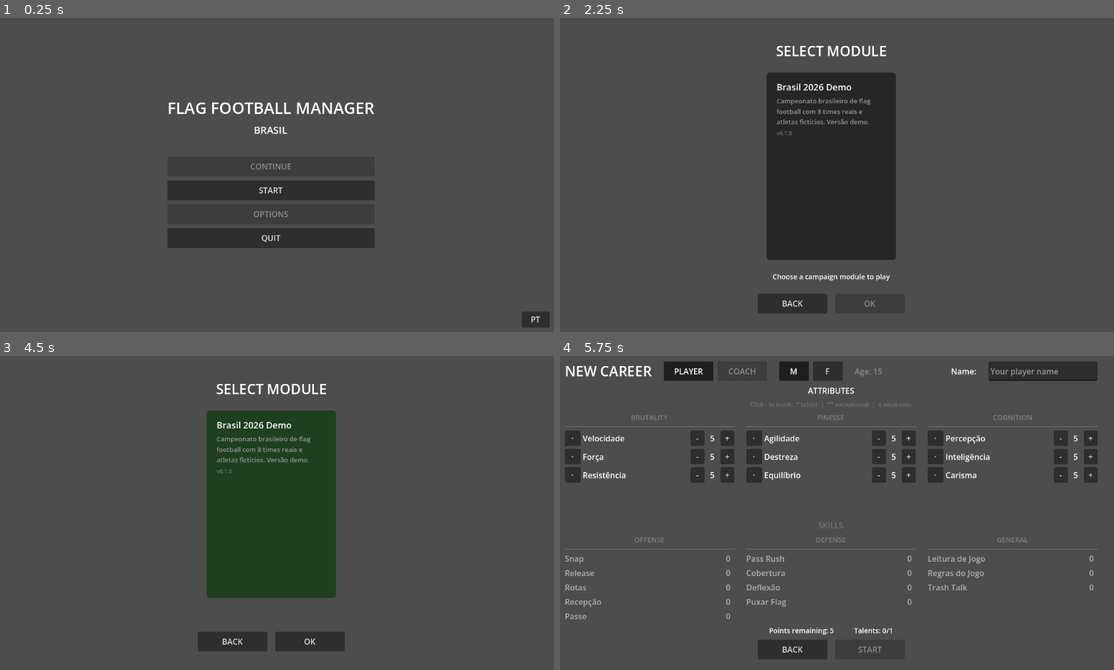
Above: before the commit, frames 1-4 (two rows, left to right).
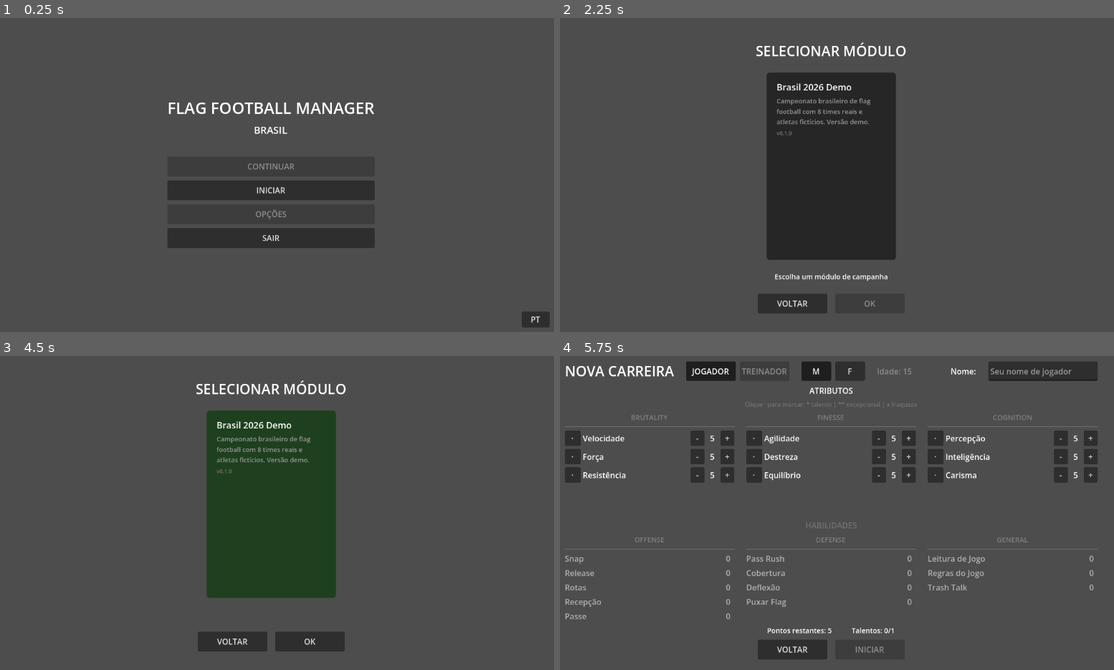
Above: after the commit, the same moments.

Repository: Slaxis/FlagFootballManager
Game: Godot game, scene res://engine/game/game.tscn
Same seed, same stepped clock (60 frames per second), same inputs: the game is played once before the commit and once after it.
Inputs (mouse positions are in pixels of both pictures, inside the frame that each line leads up to):
- Up to frame 1 (0.25 s): no input
- Up to frame 2 (2.25 s): click "PT" at 0.5 s; click "EN" at 1.25 s; click "START" (after the commit: "INICIAR") at 2 s
- Up to frame 3 (4.5 s): click "BACK" (after the commit: "VOLTAR") at 2.75 s; click "START" (after the commit: "INICIAR") at 3.5 s; click (271, 503) at 4.25 s
- Up to frame 4 (5.75 s): click "OK" at 5 s

The runs differ from the first frame. In frame 1, 0.3% of the frame differs, in the area x 44-54%, y 46-72%; in frame 2, 0.8%; in frame 3, 0.6%; in frame 4, 2.3%, in the area x 2-93%, y 1-95%.

Commit message:
feat: translate all menu buttons and UI labels to i18n
- Main menu: CONTINUAR/INICIAR/OPÇÕES/SAIR ↔ CONTINUE/START/OPTIONS/QUIT
- Module select: title, hint, OK, BACK translated
- Character creation: all header labels, hints, buttons translated
- Cutscene: all pages bilingual PT/EN, NEXT/SKIP/BEGIN translated
- Player home: already had i18n from previous commit

Co-Authored-By: Claude Opus 4.6 (1M context) <noreply@anthropic.com>

Diff:
--- a/game/modules/brasil_2026/ui/cutscene/cutscene.gd
+++ b/game/modules/brasil_2026/ui/cutscene/cutscene.gd
@@ -1,13 +1,17 @@
 extends Control
 
-const PAGES: Array[String] = [
-	"You're 15. School, friends, weekend pickup games at the park.\nLife is simple enough.",
-	"Then one Saturday you see them — a flag football team practicing on the field next door.\nFast cuts, tight spirals, trash talk between plays. You can't look away.",
-	"You walk over. Someone tosses you a ball.\n\"Wanna run a route?\"\nYou don't even know what a route is. You say yes anyway.",
-	"That afternoon changes everything.\nYou're not great — not yet — but something clicks.\nThe speed, the strategy, the rush of pulling a flag at the last second.",
-	"You go home that night and make a decision:\nyou're going to be a flag football player.\nA real one.",
-	"It won't be easy. You'll need to balance school, maybe a job,\ntrain hard, earn a spot on a team, and survive season after season.",
-	"But right now, none of that matters.\nRight now, you just want to get back on that field.",
+const T_NEXT: Dictionary = {"pt": "PRÓXIMO", "en": "NEXT"}
+const T_BEGIN: Dictionary = {"pt": "COMEÇAR", "en": "BEGIN"}
+const T_SKIP: Dictionary = {"pt": "PULAR", "en": "SKIP"}
+
+const PAGES: Array[Dictionary] = [
+	{"pt": "Você tem 15 anos. Escola, amigos, peladas no parque no fim de semana.\nA vida é simples.", "en": "You're 15. School, friends, weekend pickup games at the park.\nLife is simple enough."},
+	{"pt": "Então num sábado você vê — um time de flag football treinando no campo ao lado.\nCortes rápidos, espirais perfeitas, trash talk entre as jogadas. Você não consegue parar de olhar.", "en": "Then one Saturday you see them — a flag football team practicing on the field next door.\nFast cuts, tight spirals, trash talk between plays. You can't look away."},
+	{"pt": "Você se aproxima. Alguém te joga uma bola.\n\"Quer correr uma rota?\"\nVocê nem sabe o que é uma rota. Mas aceita mesmo assim.", "en": "You walk over. Someone tosses you a ball.\n\"Wanna run a route?\"\nYou don't even know what a route is. You say yes anyway."},
+	{"pt": "Aquela tarde muda tudo.\nVocê não é bom — ainda não — mas algo clica.\nA velocidade, a estratégia, a adrenalina de puxar uma flag no último segundo.", "en": "That afternoon changes everything.\nYou're not great — not yet — but something clicks.\nThe speed, the strategy, the rush of pulling a flag at the last second."},
+	{"pt": "Você chega em casa naquela noite e toma uma decisão:\nvocê vai ser um jogador de flag football.\nDe verdade.", "en": "You go home that night and make a decision:\nyou're going to be a flag football player.\nA real one."},
+	{"pt": "Não vai ser fácil. Vai ter que conciliar escola, talvez um trampo,\ntreinar pesado, conquistar uma vaga num time e sobreviver temporada após temporada.", "en": "It won't be easy. You'll need to balance school, maybe a job,\ntrain hard, earn a spot on a team, and survive season after season."},
+	{"pt": "Mas agora, nada disso importa.\nAgora, você só quer voltar pra aquele campo.", "en": "But right now, none of that matters.\nRight now, you just want to get back on that field."},
 ]
 
 var _page_index: int = 0
@@ -20,13 +24,15 @@
 func _ready() -> void:
 	btn_next.pressed.connect(_on_next)
 	btn_skip.pressed.connect(_on_skip)
+	btn_skip.text = I18n.text(T_SKIP)
 	_show_page()
 
 func _show_page() -> void:
 	text_label.text = ""
-	text_label.append_text(PAGES[_page_index])
+	text_label.append_text(I18n.text(PAGES[_page_index]))
 	page_label.text = str(_page_index + 1) + "/" + str(PAGES.size())
-	btn_next.text = "NEXT" if _page_index < PAGES.size() - 1 else "BEGIN"
+	var is_last: bool = _page_index >= PAGES.size() - 1
+	btn_next.text = I18n.text(T_BEGIN) if is_last else I18n.text(T_NEXT)
 
 func _on_next() -> void:
 	_page_index += 1
--- a/game/modules/brasil_2026/ui/main_menu/main_menu.gd
+++ b/game/modules/brasil_2026/ui/main_menu/main_menu.gd
@@ -1,6 +1,13 @@
 extends Control
 
+const T_CONTINUE: Dictionary = {"pt": "CONTINUAR", "en": "CONTINUE"}
+const T_START: Dictionary = {"pt": "INICIAR", "en": "START"}
+const T_OPTIONS: Dictionary = {"pt": "OPÇÕES", "en": "OPTIONS"}
+const T_QUIT: Dictionary = {"pt": "SAIR", "en": "QUIT"}
+
+@onready var btn_continue: Button = $Center/VBox/BtnContinue
 @onready var btn_start: Button = $Center/VBox/BtnStart
+@onready var btn_options: Button = $Center/VBox/BtnOptions
 @onready var btn_quit: Button = $Center/VBox/BtnQuit
 @onready var btn_lang: Button = $BtnLang
 
@@ -8,7 +15,7 @@
 	btn_start.pressed.connect(_on_start_pressed)
 	btn_quit.pressed.connect(_on_quit_pressed)
 	btn_lang.pressed.connect(_on_lang_toggle)
-	btn_lang.text = I18n.lang.to_upper()
+	_update_text()
 
 func _on_start_pressed() -> void:
 	var scene: PackedScene = The.ui("module_select")
@@ -21,4 +28,11 @@
 func _on_lang_toggle() -> void:
 	var next_lang: String = "pt" if I18n.lang == "en" else "en"
 	I18n.set_lang(next_lang)
+	_update_text()
+
+func _update_text() -> void:
 	btn_lang.text = I18n.lang.to_upper()
+	btn_continue.text = I18n.text(T_CONTINUE)
+	btn_start.text = I18n.text(T_START)
+	btn_options.text = I18n.text(T_OPTIONS)
+	btn_quit.text = I18n.text(T_QUIT)
--- a/game/modules/brasil_2026/ui/module_select/module_select.gd
+++ b/game/modules/brasil_2026/ui/module_select/module_select.gd
@@ -1,4 +1,9 @@
 extends Control
+
+const T_TITLE: Dictionary = {"pt": "SELECIONAR MÓDULO", "en": "SELECT MODULE"}
+const T_HINT: Dictionary = {"pt": "Escolha um módulo de campanha", "en": "Choose a campaign module to play"}
+const T_OK: Dictionary = {"pt": "OK", "en": "OK"}
+const T_BACK: Dictionary = {"pt": "VOLTAR", "en": "BACK"}
 
 const COLOR_CARD_BG := Color(0.15, 0.15, 0.15)
 const COLOR_CARD_SELECTED := Color(0.12, 0.25, 0.12)
@@ -8,6 +13,7 @@
 var _selected_module_id: String = ""
 var _card_panels: Dictionary = {}  # module_id -> PanelContainer
 
+@onready var title_label: Label = $Margin/VBox/Title
 @onready var cards_container: HBoxContainer = $Margin/VBox/Cards
 @onready var info_label: Label = $Margin/VBox/InfoLabel
 @onready var btn_ok: Button = $Margin/VBox/Buttons/BtnOk
@@ -17,7 +23,14 @@
 	btn_ok.disabled = true
 	btn_ok.pressed.connect(_on_ok)
 	btn_back.pressed.connect(_on_back)
+	_update_text()
 	_build_cards()
+
+func _update_text() -> void:
+	title_label.text = I18n.text(T_TITLE)
+	info_label.text = I18n.text(T_HINT)
+	btn_ok.text = I18n.text(T_OK)
+	btn_back.text = I18n.text(T_BACK)
 
 func _build_cards() -> void:
 	var modules: Array[ModuleInfo] = Drive.list_modules()
--- a/game/modules/brasil_2026/ui/player_creation/player_creation.gd
+++ b/game/modules/brasil_2026/ui/player_creation/player_creation.gd
@@ -1,4 +1,18 @@
 extends Control
+
+const T_TITLE: Dictionary = {"pt": "NOVA CARREIRA", "en": "NEW CAREER"}
+const T_PLAYER: Dictionary = {"pt": "JOGADOR", "en": "PLAYER"}
+const T_COACH: Dictionary = {"pt": "TREINADOR", "en": "COACH"}
+const T_NAME: Dictionary = {"pt": "Nome:", "en": "Name:"}
+const T_NAME_HINT: Dictionary = {"pt": "Seu nome de jogador", "en": "Your player name"}
+const T_AGE: Dictionary = {"pt": "Idade: 15", "en": "Age: 15"}
+const T_ATTRS: Dictionary = {"pt": "ATRIBUTOS", "en": "ATTRIBUTES"}
+const T_SKILLS: Dictionary = {"pt": "HABILIDADES", "en": "SKILLS"}
+const T_HINT: Dictionary = {"pt": "Clique · para marcar: * talento | ** excepcional | x fraqueza", "en": "Click · to mark:  * talent  |  ** exceptional  |  x weakness"}
+const T_POINTS: Dictionary = {"pt": "Pontos restantes: ", "en": "Points remaining: "}
+const T_TALENTS: Dictionary = {"pt": "Talentos: ", "en": "Talents: "}
+const T_START: Dictionary = {"pt": "INICIAR", "en": "START"}
+const T_BACK: Dictionary = {"pt": "VOLTAR", "en": "BACK"}
 
 enum Mark { NONE, STAR, DOUBLE, DUMMY }
 
@@ -30,10 +44,18 @@
 var _stat_value_labels: Dictionary = {}
 var _mark_buttons: Dictionary = {}
 
+@onready var title_label: Label = $Margin/VBox/Header/Title
+@onready var btn_player: Button = $Margin/VBox/Header/ModeRow/BtnPlayer
+@onready var btn_coach: Button = $Margin/VBox/Header/ModeRow/BtnCoach
+@onready var age_label: Label = $Margin/VBox/Header/AgeLabel
+@onready var name_label: Label = $Margin/VBox/Header/NameLabel
 @onready var name_input: LineEdit = $Margin/VBox/Header/NameInput
 @onready var btn_male: Button = $Margin/VBox/Header/GenderRow/BtnMale
 @onready var btn_female: Button = $Margin/VBox/Header/GenderRow/BtnFemale
+@onready var attr_label: Label = $Margin/VBox/AttrLabel
+@onready var stats_hint: Label = $Margin/VBox/StatsHint
 @onready var stats_columns: HBoxContainer = $Margin/VBox/StatsColumns
+@onready var skill_label: Label = $Margin/VBox/SkillLabel
 @onready var skills_columns: HBoxContainer = $Margin/VBox/SkillsColumns
 @onready var points_label: Label = $Margin/VBox/InfoRow/PointsLabel
 @onready var marks_label: Label = $Margin/VBox/InfoRow/MarksLabel
@@ -51,6 +73,7 @@
 	_init_stats()
 	_build_attr_columns()
 	_build_skill_columns()
+	_update_text()
 	_update_labels()
 	btn_back.pressed.connect(_on_back_pressed)
 	btn_start.pressed.connect(_on_start_pressed)
@@ -243,6 +266,19 @@
 	_update_labels()
 	_validate()
 
+func _update_text() -> void:
+	title_label.text = I18n.text(T_TITLE)
+	btn_player.text = I18n.text(T_PLAYER)
+	btn_coach.text = I18n.text(T_COACH)
+	age_label.text = I18n.text(T_AGE)
+	name_label.text = I18n.text(T_NAME)
+	name_input.placeholder_text = I18n.text(T_NAME_HINT)
+	attr_label.text = I18n.text(T_ATTRS)
+	stats_hint.text = I18n.text(T_HINT)
+	skill_label.text = I18n.text(T_SKILLS)
+	btn_start.text = I18n.text(T_START)
+	btn_back.text = I18n.text(T_BACK)
+
 func _on_stat_change(stat_id: String, delta: int) -> void:
 	var current: int = stat_values[stat_id]
 	var new_val: int = current + delta
@@ -259,10 +295,10 @@
 	_validate()
 
 func _update_labels() -> void:
-	points_label.text = "Points remaining: " + str(points_remaining)
+	points_label.text = I18n.text(T_POINTS) + str(points_remaining)
 	var available: int = _star_points_available()
 	var spent: int = _star_points_spent()
-	marks_label.text = "Talents: " + str(spent) + "/" + str(available)
+	marks_label.text = I18n.text(T_TALENTS) + str(spent) + "/" + str(available)
 
 func _validate() -> void:
 	var has_name: bool = name_input.text.strip_edges().length() >= 2
